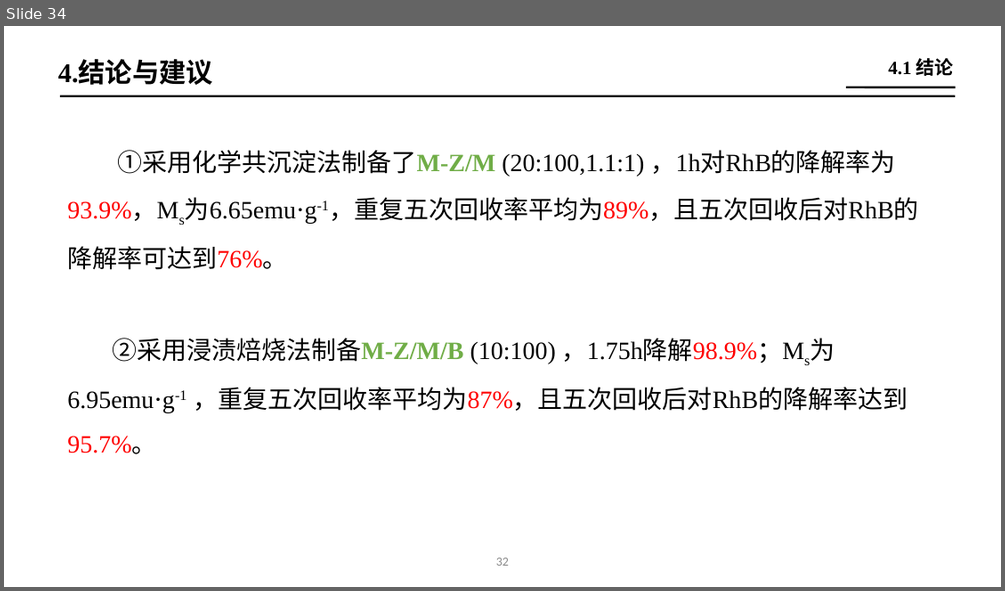
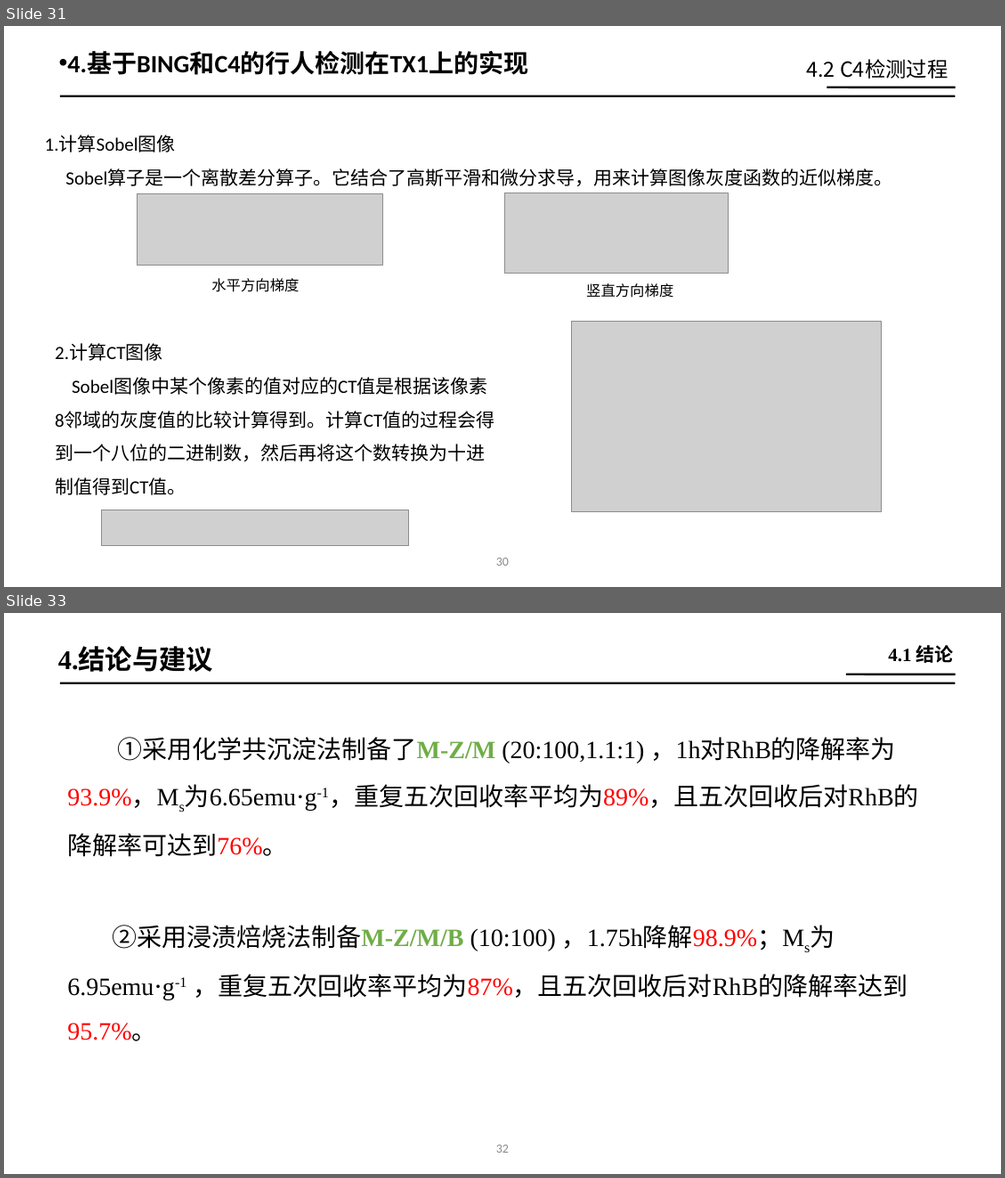
Before and after one commit to ailungoal/paper, a slide deck: 【王卫芳】硕士学位论文答辩.pptx. Shown one above the other, each under a label of ours: slide 34 before the commit, slides 31 and 33 after it; the slides between them are not shown. The pictures are 1005x591 and 1005x1178 pixels, drawn with LibreOffice and Linux fonts; fonts in the diff are those of the drawing; grey boxes stand for pictures. Boxes give left, top, right and bottom in pixels: in the first picture for what was removed or moved away, otherwise in the second. Text is boxed around its words. In the diff, an @@ line names an element or a change of style, - is before the commit and + after.

```diff
--- a/【王卫芳】硕士学位论文答辩.pptx
+++ b/【王卫芳】硕士学位论文答辩.pptx
@@ slide 31 added at (4,26,1001,587), background #FFFFFF @@
@@ text added at (67,51,528,75), 24 pt, text #000000, bold @@
+• 4.基于BING和C4的行人检测在TX1上的实现
@@ text added at (806,59,947,79), 20 pt, text #000000 @@
+4.2 C4检测过程
@@ line added from (955, 96) to (60, 96), #000000 2 pt @@
@@ line added from (827, 87) to (955, 87), #000000 2 pt @@
@@ text added at (45,135,892,186), 18 pt, text #000000 @@
+1.计算Sobel图像
+Sobel算子是一个离散差分算子。它结合了高斯平滑和微分求导，用来计算图像灰度函数的近似梯度。
@@ picture added at (138,194,383,265) @@
@@ picture added at (505,192,728,273) @@
@@ text added at (211,278,299,292), 14 pt, text #000000 @@
+水平方向梯度
@@ text added at (586,283,673,297), 14 pt, text #000000 @@
+竖直方向梯度
@@ text added at (55,344,494,495), 18 pt, text #000000 @@
+2.计算CT图像
+Sobel图像中某个像素的值对应的CT值是根据该像素
+8邻域的灰度值的比较计算得到。计算CT值的过程会得
+到一个八位的二进制数，然后再将这个数转换为十进
+制值得到CT值。
@@ picture added at (572,321,882,512) @@
@@ picture added at (101,510,408,546) @@
@@ text added at (496,557,509,565), 12 pt, text #8C8C8C @@
+30
@@ what was slide 34 is now slide 33 @@
```
Also in this commit, not shown: 11 slides changed, 13 other slides added, 15 slides removed.
